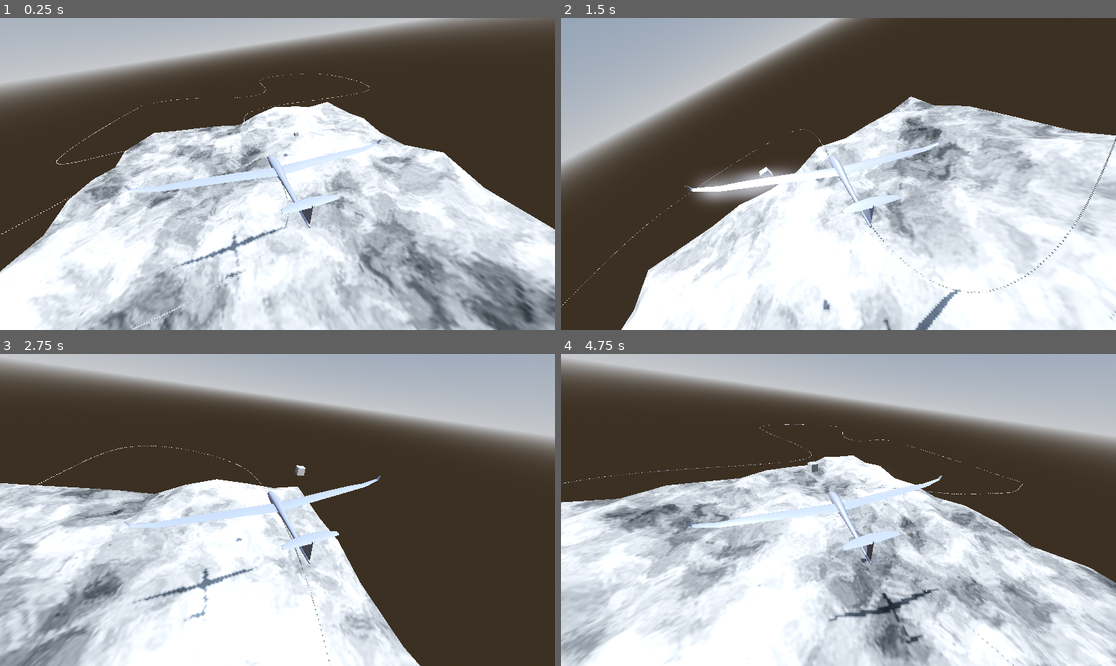
Above: before the commit, frames 1-4 (two rows, left to right).
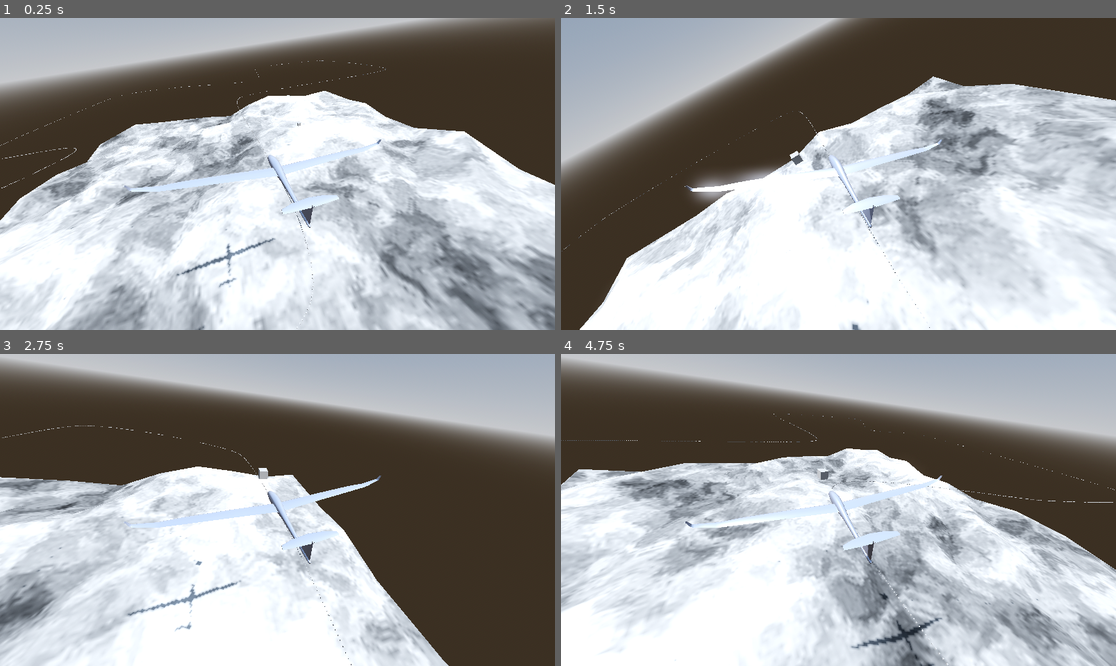
Above: after the commit, the same moments.

Repository: perfectwing1236/COMP-360-Group-2
Game: Godot game, scene res://root.tscn
Same seed, same stepped clock (60 frames per second), same inputs: the game is played once before the commit and once after it.
Inputs:
- Up to frame 1 (0.25 s): no input
- Up to frame 2 (1.5 s): no input
- Up to frame 3 (2.75 s): no input
- Up to frame 4 (4.75 s): no input

The runs differ from the first frame. In frame 1, 33% of the frame differs, in the area x 0-100%, y 13-100%; in frame 2, 23%; in frame 3, 18%; in frame 4, 30%.

Commit message:
Fix positions and scales (again)

Diff:
--- a/animation.gd
+++ b/animation.gd
@@ -27,7 +27,7 @@
 	pass
 #
 func _setup_path():
-	var hilbert = Hilbert.new(60, 60, 4)
+	var hilbert = Hilbert.new(100, 100, 4)
 
 	path = Path3D.new()
 	path.transform = Transform3D.IDENTITY
@@ -37,7 +37,7 @@
 	var ptlist = PackedVector3Array()
 	for ptnum in range(1, len(hilbert.curve)):
 		if ceil(ptnum/20.0) == floor(ptnum/20.0):
-			var newpt = Vector3(hilbert.curve[ptnum].y, 25, hilbert.curve[ptnum].x)
+			var newpt = Vector3(hilbert.curve[ptnum].y, 35, hilbert.curve[ptnum].x)
 			ptlist.append(newpt)
 			curve.add_point(newpt)
 	curve.add_point(curve.get_baked_points()[0])
@@ -67,8 +67,8 @@
 
 	path.curve = curve
 
-	scape.scale = Vector3(10,10,10)
-	scape.position = Vector3(-20,0,-20)
+	scape.scale = Vector3(16, 16, 16)
+	scape.position = Vector3(-30, 0, -30)
 	pfollow = PathFollow3D.new()
 	#glider.transform = Transform3D.IDENTITY
 	glider.scale = Vector3(0.03, 0.03, 0.03)
